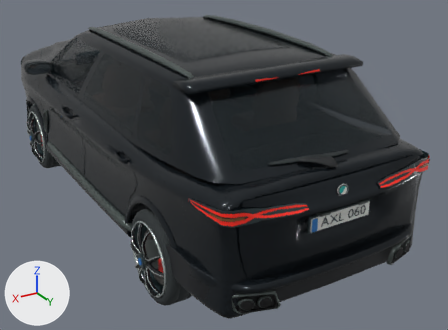
An edit to the Blender file source_blender/luxury_suv.blend, drawn before and after from the same camera.
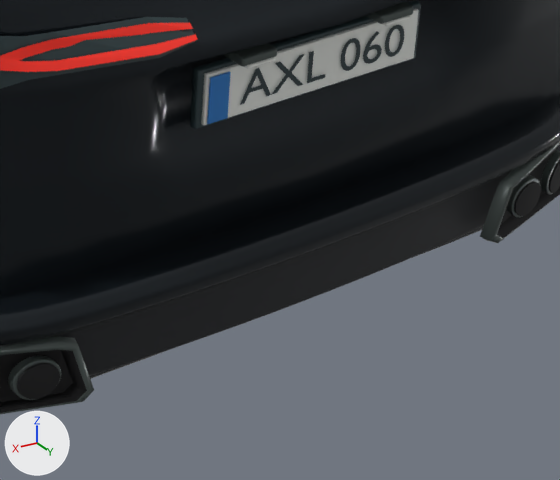
Each version appears first whole from a camera (50 mm lens) standing at (2.49, 5.16, 2.82) and looking at (-0.33, 0.46, 0.46), and next in a close-up on the part from 57% to 91% of the width and 60% to 100% of the height. Every picture has the same lights, and +X, +Y and +Z are marked at lower left. The first two pictures are the older version.

Names of what the first close-up shows: 'Blue registration band', 'Exhaust bore.002', 'Exhaust surround', 'Exhaust surround.001', 'Lower ruby light guide.001', 'Plate frame', 'Registration AXL 060', 'Registration plate', 'Smoked rear lamp carrier.001', 'Split tailgate', 'Upper ruby light guide.001', 'Wraparound rear bumper' and 10 more.
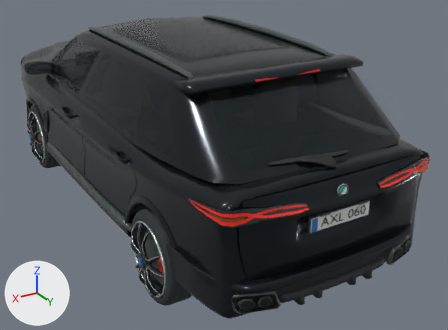
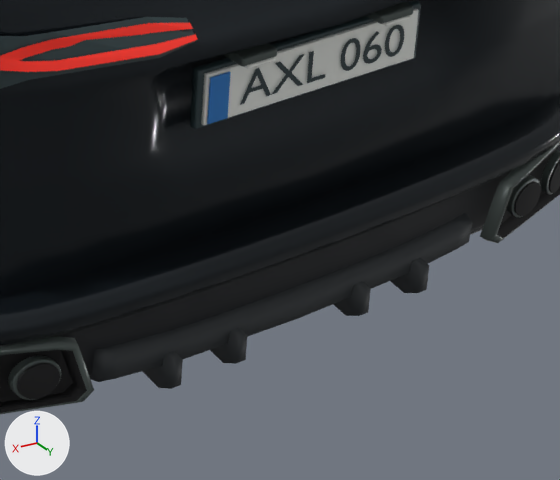
Commit message: Model a rear diffuser for the BWM SUV

Pixel boxes (x1, y1, x2, y2) of what changed, in the close-ups (560 x 480 px):
'Rear diffuser insert', added
    after: (90, 213, 473, 382)
'Rear diffuser strake.003', added
    after: (142, 351, 183, 389)
'Rear diffuser strake', added
    after: (391, 258, 429, 293)
'Rear diffuser strake.002', added
    after: (210, 328, 247, 364)
'Rear diffuser strake.001', added
    after: (333, 281, 371, 316)

The change, as a list of edits to the scene's bpy script:
```text
Add me_rear_diffuser_strake_003:
    me_rear_diffuser_strake_003.from_pydata([(0.285, 2.314, 0.362), (0.285, 2.483, 0.343), (0.285, 2.517, 0.363), (0.285, 2.517, 0.417), (0.285, 2.446, 0.426), (0.308, 2.314, 0.362), (0.308, 2.483, 0.343), (0.308, 2.517, 0.363), (0.308, 2.517, 0.417), (0.308, 2.446, 0.426)], [], [(0, 1, 6, 5), (1, 2, 7, 6), (2, 3, 8, 7), (3, 4, 9, 8), (4, 0, 5, 9), (4, 3, 2, 1, 0), (5, 6, 7, 8, 9)])
    me_rear_diffuser_strake_003.polygons.foreach_set('use_smooth', [True] * 7)
    me_rear_diffuser_strake_003.materials.append(mat_textured_rear_diffuser)  # dark grey #2c3034
Add me_rear_diffuser_strake_002:
    me_rear_diffuser_strake_002.from_pydata([(0.137, 2.314, 0.362), (0.137, 2.483, 0.343), (0.137, 2.517, 0.363), (0.137, 2.517, 0.417), (0.137, 2.446, 0.426), (0.16, 2.314, 0.362), (0.16, 2.483, 0.343), (0.16, 2.517, 0.363), (0.16, 2.517, 0.417), (0.16, 2.446, 0.426)], [], [(0, 1, 6, 5), (1, 2, 7, 6), (2, 3, 8, 7), (3, 4, 9, 8), (4, 0, 5, 9), (4, 3, 2, 1, 0), (5, 6, 7, 8, 9)])
    me_rear_diffuser_strake_002.polygons.foreach_set('use_smooth', [True] * 7)
    me_rear_diffuser_strake_002.materials.append(mat_textured_rear_diffuser)  # dark grey #2c3034
Add me_rear_diffuser_strake_001:
    me_rear_diffuser_strake_001.from_pydata([(-0.16, 2.314, 0.362), (-0.16, 2.483, 0.343), (-0.16, 2.517, 0.363), (-0.16, 2.517, 0.417), (-0.16, 2.446, 0.426), (-0.137, 2.314, 0.362), (-0.137, 2.483, 0.343), (-0.137, 2.517, 0.363), (-0.137, 2.517, 0.417), (-0.137, 2.446, 0.426)], [], [(0, 1, 6, 5), (1, 2, 7, 6), (2, 3, 8, 7), (3, 4, 9, 8), (4, 0, 5, 9), (4, 3, 2, 1, 0), (5, 6, 7, 8, 9)])
    me_rear_diffuser_strake_001.polygons.foreach_set('use_smooth', [True] * 7)
    me_rear_diffuser_strake_001.materials.append(mat_textured_rear_diffuser)  # dark grey #2c3034
Add me_rear_diffuser_strake:
    me_rear_diffuser_strake.from_pydata([(-0.308, 2.314, 0.362), (-0.308, 2.483, 0.343), (-0.308, 2.517, 0.363), (-0.308, 2.517, 0.417), (-0.308, 2.446, 0.426), (-0.285, 2.314, 0.362), (-0.285, 2.483, 0.343), (-0.285, 2.517, 0.363), (-0.285, 2.517, 0.417), (-0.285, 2.446, 0.426)], [], [(0, 1, 6, 5), (1, 2, 7, 6), (2, 3, 8, 7), (3, 4, 9, 8), (4, 0, 5, 9), (4, 3, 2, 1, 0), (5, 6, 7, 8, 9)])
    me_rear_diffuser_strake.polygons.foreach_set('use_smooth', [True] * 7)
    me_rear_diffuser_strake.materials.append(mat_textured_rear_diffuser)  # dark grey #2c3034
Add ob_rear_diffuser_strake_003:
    ob_rear_diffuser_strake_003 = bpy.data.objects.new('Rear diffuser strake.003', me_rear_diffuser_strake_003)
    ob_rear_diffuser_strake_003.parent = ob_bmv_x5i
    ob_rear_diffuser_strake_003.location = (0.0, 0.0, 0.0)
Add ob_rear_diffuser_strake_002:
    ob_rear_diffuser_strake_002 = bpy.data.objects.new('Rear diffuser strake.002', me_rear_diffuser_strake_002)
    ob_rear_diffuser_strake_002.parent = ob_bmv_x5i
    ob_rear_diffuser_strake_002.location = (0.0, 0.0, 0.0)
Add ob_rear_diffuser_strake_001:
    ob_rear_diffuser_strake_001 = bpy.data.objects.new('Rear diffuser strake.001', me_rear_diffuser_strake_001)
    ob_rear_diffuser_strake_001.parent = ob_bmv_x5i
    ob_rear_diffuser_strake_001.location = (0.0, 0.0, 0.0)
Add ob_rear_diffuser_strake:
    ob_rear_diffuser_strake = bpy.data.objects.new('Rear diffuser strake', me_rear_diffuser_strake)
    ob_rear_diffuser_strake.parent = ob_bmv_x5i
    ob_rear_diffuser_strake.location = (0.0, 0.0, 0.0)
Add ob_rear_diffuser_insert:
    ob_rear_diffuser_insert = bpy.data.objects.new('Rear diffuser insert', me_rear_diffuser_insert)  # 42 vertices, 38 faces; spans x -0.445..0.445, y 2.27..2.501, z 0.368..0.47; in mat_textured_rear_diffuser (dark grey #2c3034)
    ob_rear_diffuser_insert.parent = ob_bmv_x5i
    ob_rear_diffuser_insert.location = (0.0, 0.0, 0.0)
```
